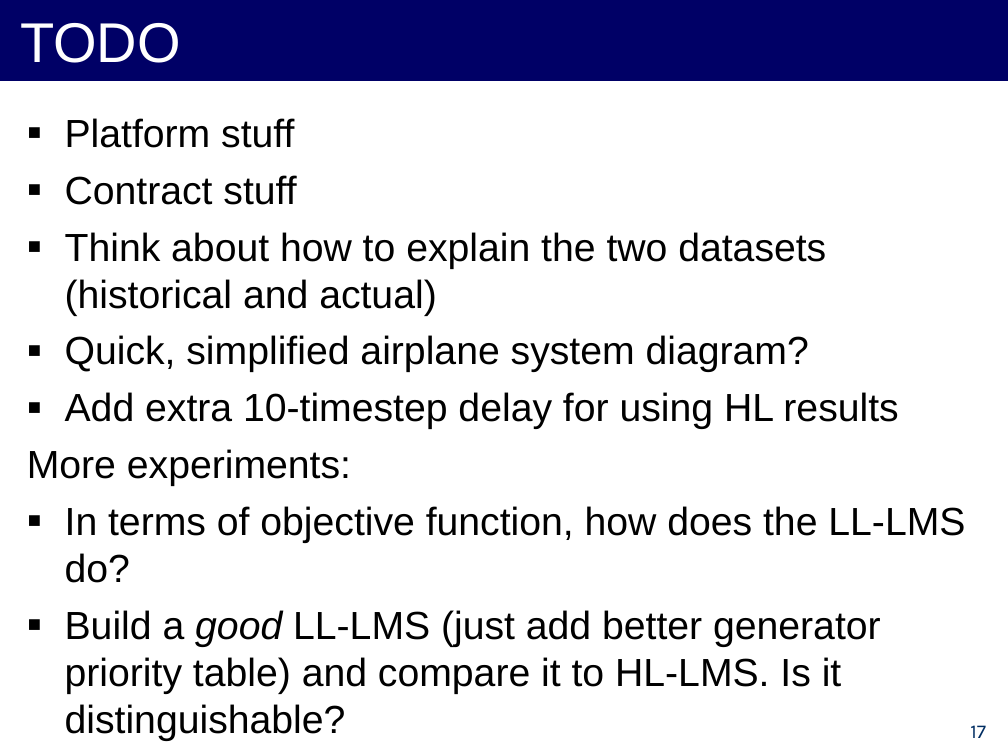
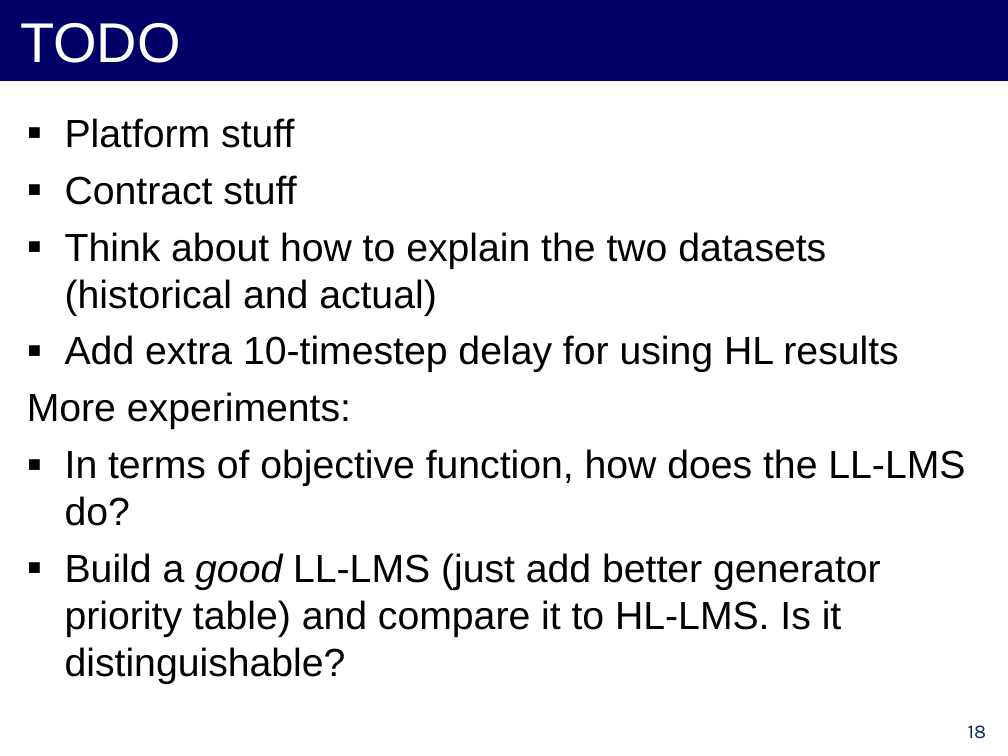
Before and after one commit to forresti/optimal_load_management, a slide deck: slide 18 of project/12-3-12_Presentation.ppt (slide 17 before the commit). Drawn at 1008x756 pixels with LibreOffice and Linux fonts; fonts in the diff are those of the drawing. Boxes give left, top, right and bottom in pixels: in the first picture for what was removed or moved away, otherwise in the second. Text is boxed around its words. In the diff, an @@ line names an element or a change of style, - is before the commit and + after.

Commit message:
added a diagram of the Aircraft Power System architecture

```diff
--- a/project/12-3-12_Presentation.ppt
+++ b/project/12-3-12_Presentation.ppt
@@ text at [65, 335, 809, 372]: paragraph removed @@
-▪ Quick, simplified airplane system diagram?
@@ page number at [968, 725, 987, 739]: text changed @@
-17
+18
```
Also in this commit, not shown: 2 other slides changed, 1 slide added.
